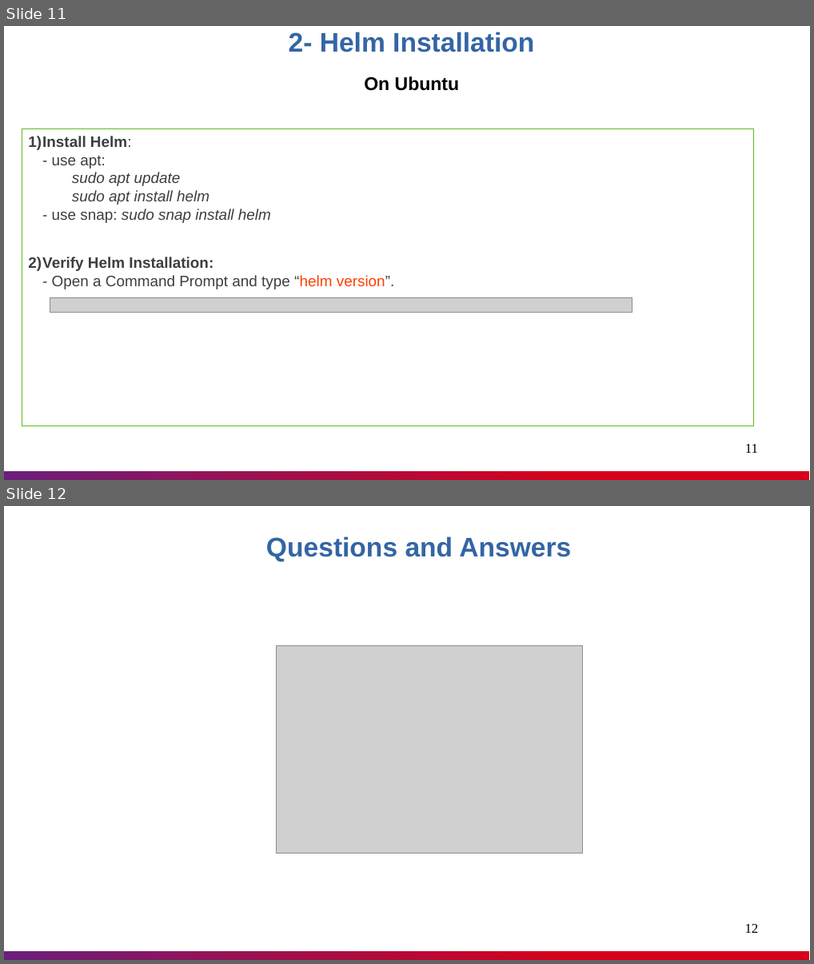
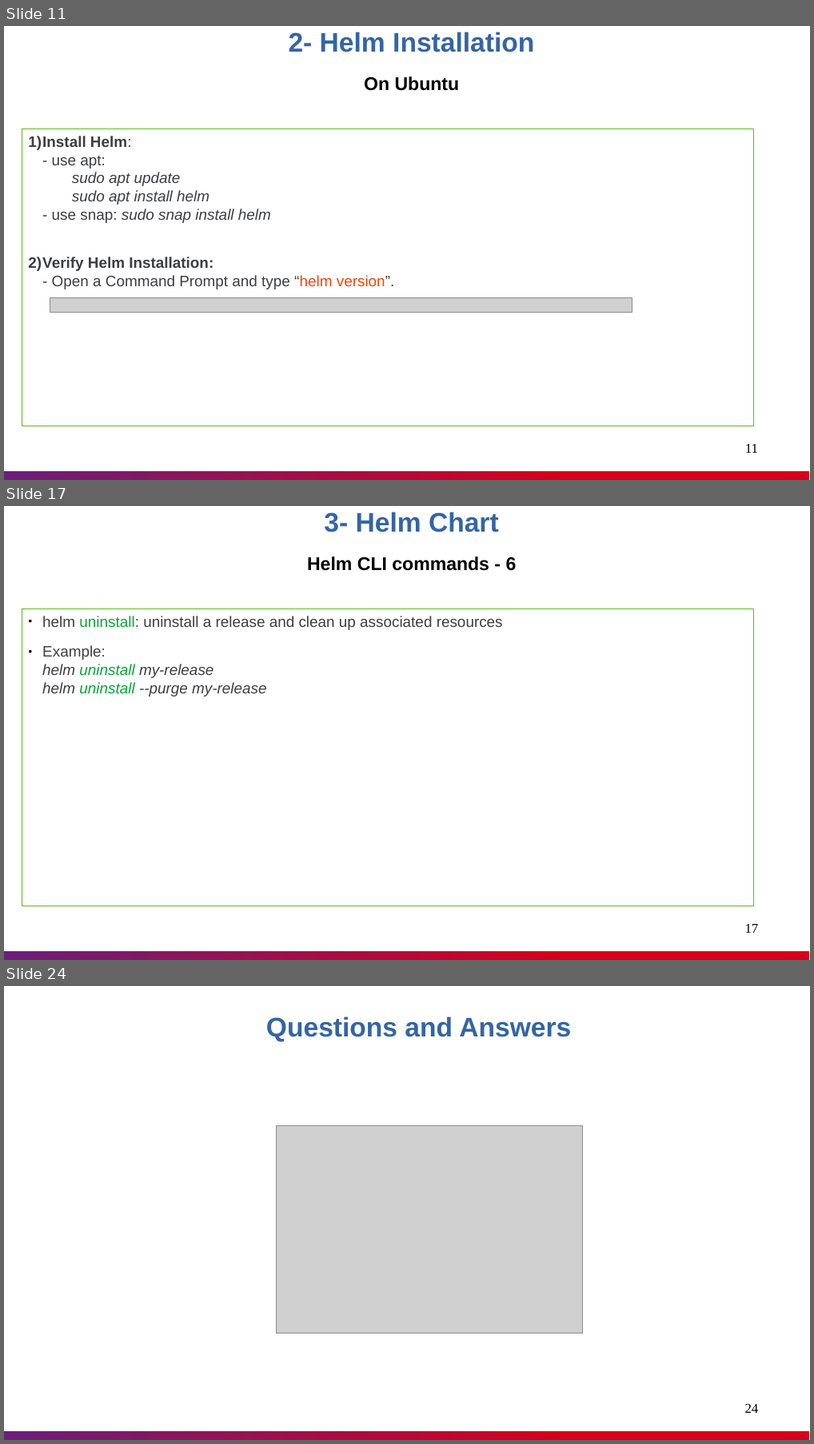
Before and after one commit to nashtech-garage/azure-devops-ci-cd, a slide deck: helm/documents/Helm_Knowledge_Sharing.pptx. Shown one above the other, each under a label of ours: slides 11 and 12 before the commit, slides 11, 17 and 24 after it; the slides between them are not shown. The pictures are 814x964 and 814x1444 pixels, drawn with LibreOffice and Linux fonts; fonts in the diff are those of the drawing; grey boxes stand for pictures. Boxes give left, top, right and bottom in pixels: in the first picture for what was removed or moved away, otherwise in the second. Text is boxed around its words. In the diff, an @@ line names an element or a change of style, - is before the commit and + after.

Commit message:
Helm: update presentation file

```diff
--- a/helm/documents/Helm_Knowledge_Sharing.pptx
+++ b/helm/documents/Helm_Knowledge_Sharing.pptx
@@ slide 17 added at (4, 506, 810, 960), background #FFFFFF; not listed: 1 template element that a slide beside it also shows @@
@@ text added at (307, 512, 517, 571), 22 pt, text #000000, bold @@
+3- Helm Chart
+Helm CLI commands - 6
@@ rectangle added at (22, 609, 754, 905), outline #5EB91E 0.51 pt, 18 pt, text #3C3E41 @@
+● helm uninstall: uninstall a release and clean up associated resources
+● Example:
+  helm uninstall my-release
+  helm uninstall --purge my-release
@@ page number added at (746, 924, 759, 932), 16 pt, text #000000 @@
+17
@@ what was slide 12 is now slide 24 @@
@@ page number at (746, 1404, 759, 1412): text changed @@
-12
+24
```
Also in this commit, not shown: 2 slides changed, 12 other slides added, 1 slide removed.
